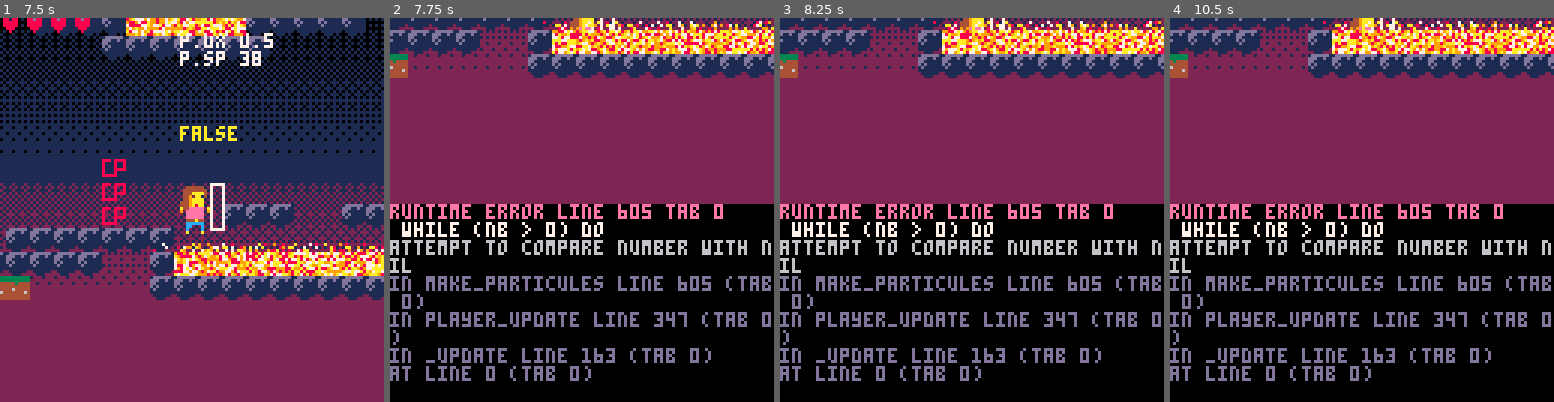
Above: before the commit, frames 1-4 (left to right).
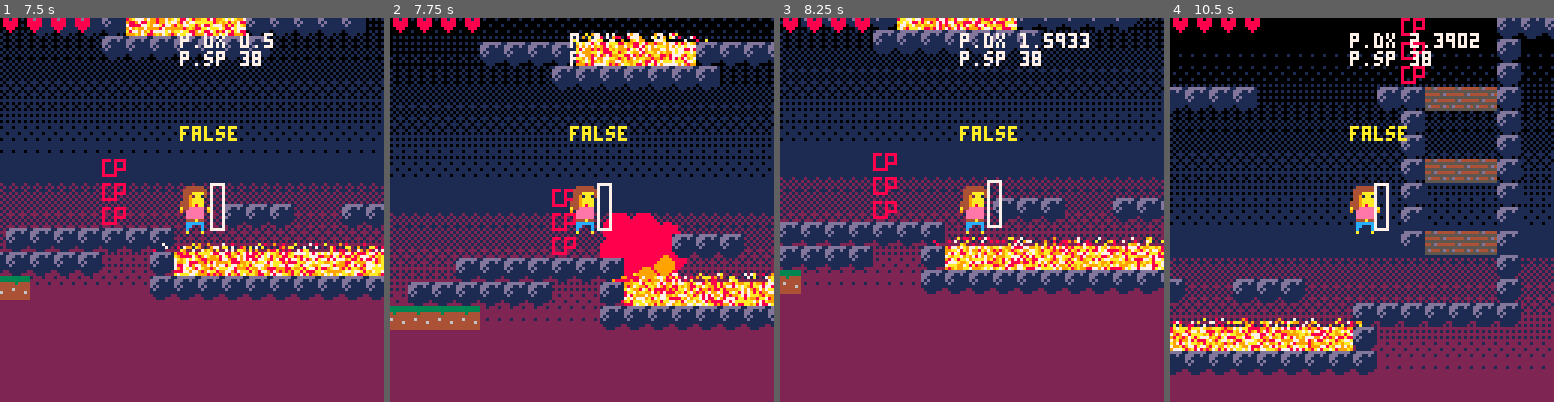
Above: after the commit, the same moments.

Repository: EmilieRobert33/SPOOKJAM
Game: PICO-8 cartridge sp4.p8
The game is run twice, just before and just after one commit, with the same random seed, the same clock (stepped at 60 frames per second) and the same inputs.
Inputs:
- Up to frame 1 (7.5 s): tap X (X key) at 0.33, 0.7, 1.43, 2.58, 3.1, 3.62, 4.13, 4.65, 5.17, 5.68, 6.2, 6.72, 7.23 s; tap O (Z key) at 1.07, 1.8, 2.43, 3.07, 3.7, 4.33, 4.97, 5.6, 6.23, 6.87 s; hold Right 2.33-3.33 s; hold Right 3.38-4.22 s; hold Right 4.72-5.72 s; hold Left 6.15-6.98 s; hold Right from 7.03 s (still down)
- Up to frame 2 (7.75 s): keep holding Right; tap O (Z key) at 7.5 s
- Up to frame 3 (8.25 s): tap X (X key) at 7.75 s; release Right at 8.03 s; hold Right from 8.08 s (still down); tap O (Z key) at 8.13 s
- Up to frame 4 (10.5 s): tap X (X key) every 0.52 s from 8.27 to 10.33 s; tap O (Z key) at 8.77, 9.4, 10.03 s; release Right at 8.92 s; hold Right 9.42-10.42 s

Frame 1 is identical in both runs. In frame 2, 98% of the frame differs, in the area x 0-100%, y 0-100%; in frame 3, 95%; in frame 4, 99%.
Error before the commit: runtime error line 605 tab 0; while (nb > 0) do; attempt to compare number with nil

Commit message:
correction particules

Diff:
--- a/sp4.p8
+++ b/sp4.p8
@@ -110,14 +110,16 @@
  draw_fond()
  --sfx
 	draw_explosions()
+	draw_torches()
 	draw_particules()
-	draw_torches()
 	map(0,0)
 	if p.dx<0 then
 		spr(p.sp,p.x-8,p.y,2,2,p.flp)
 	else
 		spr(p.sp,p.x,p.y,2,2,p.flp)
 	end
+
+
 	--mask 2
 	spr(mask.sp,mask.x,mask.y,2,2)
 
@@ -347,7 +349,6 @@
 			p.y = cp.y
 			p.mask = cp.mask
 			p.life = cp.life
-			make_particules(25)
 		else
 		--restart game
 		print("you are dead ",p.x,p.y-51,9)
